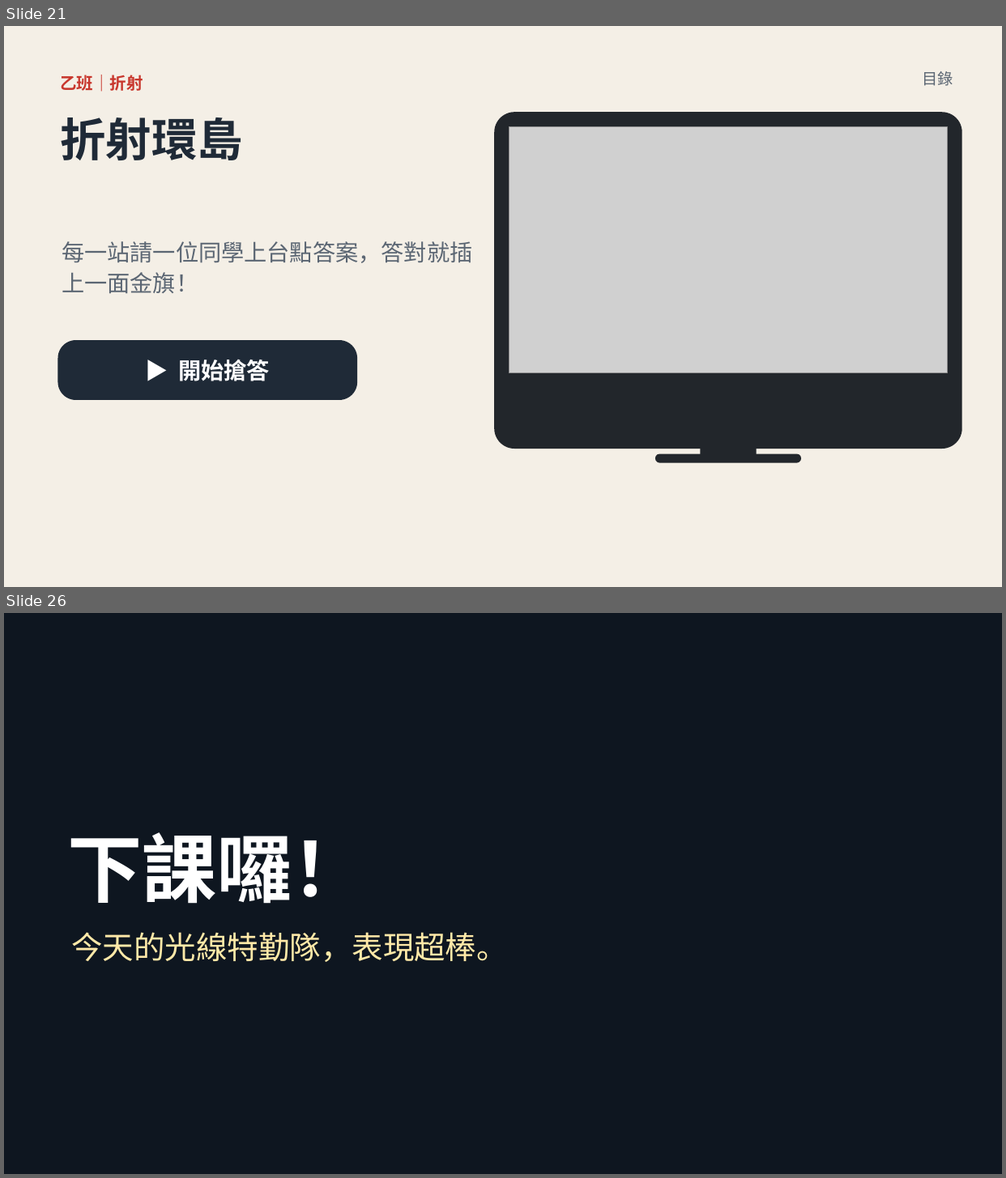
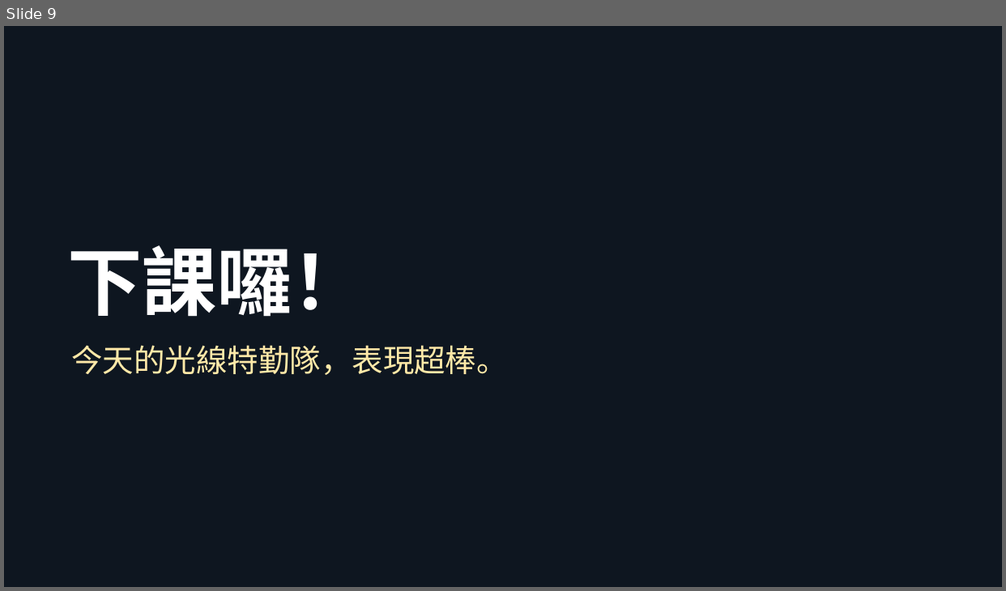
Before and after one commit to classtools1020/sports-results, a slide deck: f8f9fc3bd1/slides.pptx. Shown one above the other, each under a label of ours: slides 21 and 26 before the commit, slide 9 after it; the slides between them are not shown. The pictures are 1006x1178 and 1006x591 pixels, drawn with LibreOffice and Linux fonts; fonts in the diff are those of the drawing; grey boxes stand for pictures; background and template pictures are left out; a plain dark background stands for a picture behind light text. Boxes give left, top, right and bottom in pixels: in the first picture for what was removed or moved away, otherwise in the second. Text is boxed around its words. In the diff, an @@ line names an element or a change of style, - is before the commit and + after.

```diff
--- a/f8f9fc3bd1/slides.pptx
+++ b/f8f9fc3bd1/slides.pptx
@@ slide 21 removed at (4,26,1002,587), background #FFFFFF @@
@@ rectangle removed at (4,26,1002,587) @@
@@ text removed at (922,71,953,86) @@
-目錄
@@ text removed at (60,75,143,92) @@
-乙班｜折射
@@ text removed at (60,118,243,160) @@
-折射環島
@@ rounded rectangle removed at (494,112,962,449) @@
@@ picture removed at (509,127,948,373) @@
@@ text removed at (62,241,472,293) @@
-每一站請一位同學上台點答案，答對就插上一面金旗！
@@ rounded rectangle removed at (58,340,357,400) @@
-▶ 開始搶答
@@ rounded rectangle removed at (655,454,801,463) @@
@@ rectangle removed at (701,449,756,456) @@
@@ what was slide 26 is now slide 9 @@
```
Also in this commit, not shown: 4 slides changed, 16 other slides removed, 14 other files.
